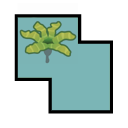
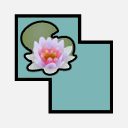
Before/after of a w=128, h=128 layered artwork. What changed in the layer stack:
hid "Layer 2" over 17, 3, 78, 64
added layer "Layer 8" above "Layer 1" over 20, 20, 78, 76
added layer "LotusD" above "Layer 5" over 58, 58, 70, 70
added layer "Layer 5" (5%) above "Layer 4" over 0, 0, 128, 128
